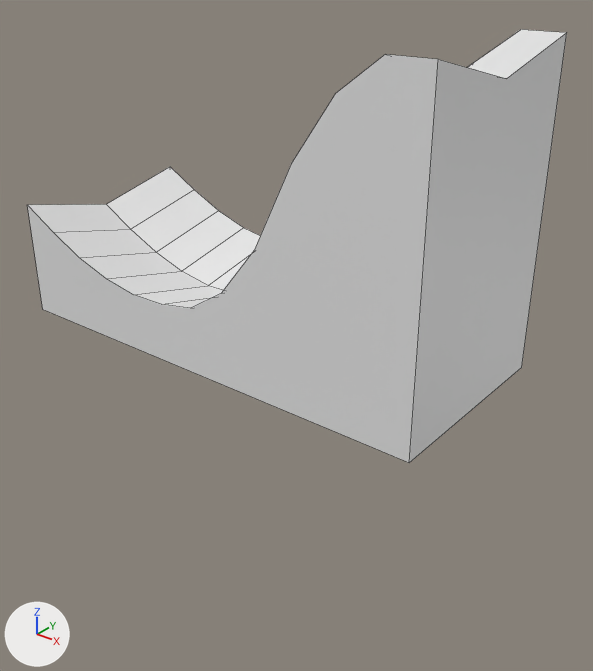
Two versions of the Blender file 3DGameAssets/Objects.blend, one commit apart.
One viewpoint serves both versions: a camera (50 mm lens) standing at (4.95, -5.67, 3.65) and looking at (0.39, 0.03, 0.11). The lights are fixed; the arrows at lower left show +X, +Y and +Z. Mesh edges are drawn as thin lines. The same objects are shown in both versions, whatever each file hides.
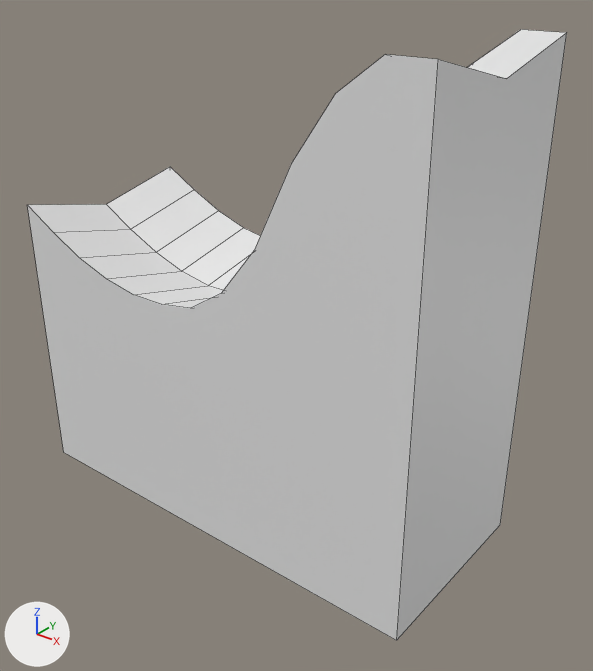
The change, as a list of edits to the scene's bpy script:
```text
Change me_cube_011:
    where me_cube_011.from_pydata(...)  # 43 vertices, 29 faces; spans x -2.33..2.33, y -1.0..1.0, z 0.0..2.97
    used by ob_cube_011; location = (0.0, 0.0, 0.0)
    before: 0 (-2.33, -1.0, 0.0) at pixel (42, 309), 2 (-2.33, 1.0, 0.0), 4 (2.33, -1.0, 0.0) at pixel (409, 462), 6 (2.33, 1.0, 0.0) at pixel (521, 367)
    me_cube_011 part 1
    add for i in [0, 2, 4, 6]: me_cube_011.vertices[i].co += Vector((0.0, 0.0, -1.85))
```

Changed parts and their boxes [x1, y1, x2, y2] in the pictures (593 x 671 px; the box of a moved part takes in the faces that stretch with it):
'Cube.011', reshaped (41% taller)
    before: [27, 29, 567, 463]
    after: [27, 29, 567, 641]
part 1 of me_cube_011, moved or reshaped
    before: [42, 305, 522, 463]
    after: [42, 305, 522, 641]
